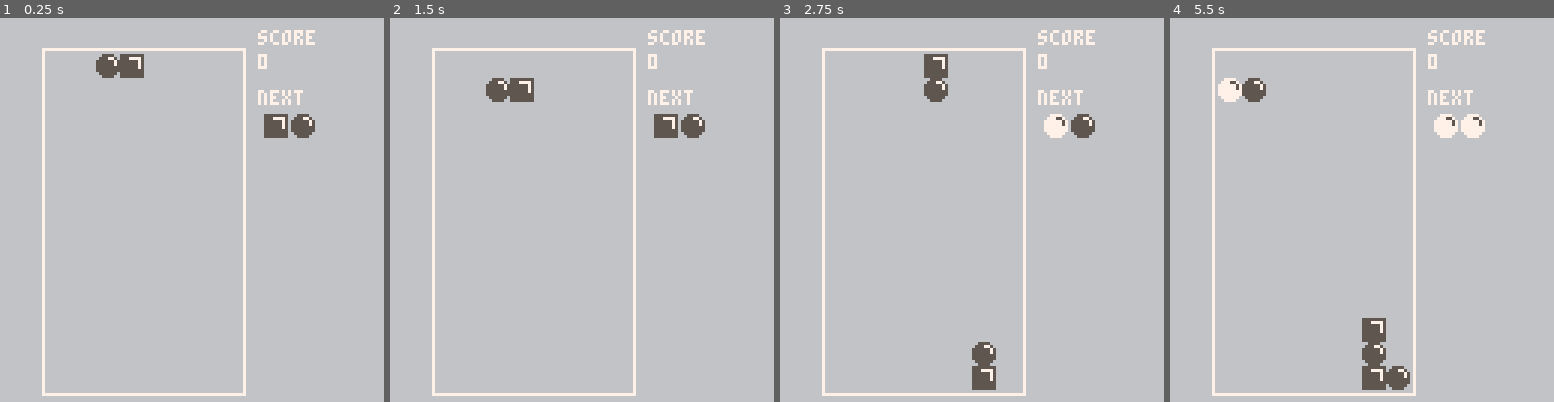
Above: before the commit, frames 1-4 (left to right).
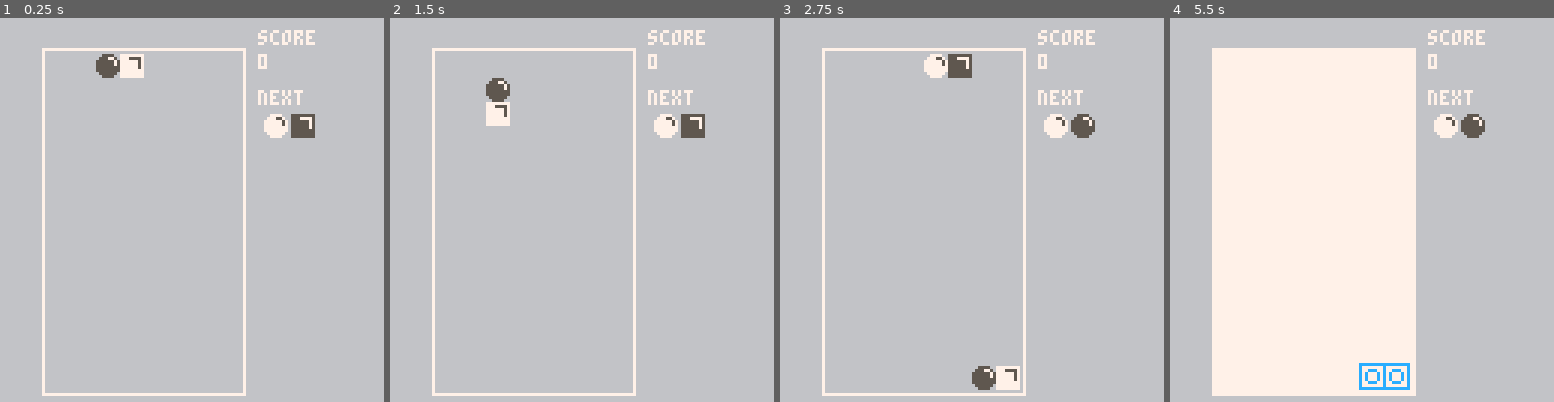
Above: after the commit, the same moments.

Repository: yasuharashigeru/AI-work
Game: PICO-8 cartridge Pico8/utsuwa/utsuwa_prototype.p8
The game is run twice, just before and just after one commit, with the same random seed, the same clock (stepped at 60 frames per second) and the same inputs.
Inputs:
- Up to frame 1 (0.25 s): no input
- Up to frame 2 (1.5 s): tap X (X key) at 0.33, 1.07 s; tap O (Z key) at 0.7 s
- Up to frame 3 (2.75 s): hold Right 1.6-2.1 s; tap O (Z key) at 1.7, 2.1, 2.5 s; tap X (X key) at 1.85 s; hold Up 2.15-2.42 s; hold Right from 2.47 s (still down)
- Up to frame 4 (5.5 s): tap O (Z key) every 0.4 s from 2.9 to 5.3 s; tap X (X key) at 2.97, 4.08, 5.2 s; release Right at 3.03 s; hold Left 3.08-3.58 s; hold Down 3.63-3.97 s; hold Right 4.02-4.68 s; hold Up 4.73-5.03 s; hold Left from 5.08 s (still down)

The runs differ from the first frame. In frame 1, 0.9% of the frame differs, in the area x 31-83%, y 9-32%; in frame 2, 1.2%; in frame 3, 1.9%; in frame 4, 46%, in the area x 11-83%, y 8-98%.

Commit message:
Pico8: simplify UTSUWA rules and add rising rows

Diff:
--- a/Pico8/utsuwa/utsuwa_prototype.p8
+++ b/Pico8/utsuwa/utsuwa_prototype.p8
@@ -46,15 +46,17 @@
 resolve_co = nil
 anim_frame = 0
 pieces_placed = 0
-
-DROP_SPEED_START = 56
-DROP_SPEED_MIN = 12
-DROP_SPEED_STEP = 4
-PIECES_PER_LEVEL = 10
+rise_pending = false
+rise_phase = 0
+rise_start = 0
+rise_row = {}
+
+DROP_SPEED = 56
+RISE_EVERY = 12
+RISE_FRAMES = 16
 
 function current_drop_speed()
-  local level = flr(pieces_placed / PIECES_PER_LEVEL)
-  return max(DROP_SPEED_MIN, DROP_SPEED_START - level * DROP_SPEED_STEP)
+  return DROP_SPEED
 end
 
 function _init()
@@ -73,6 +75,9 @@
   blast_phase = 0
   resolve_co = nil
   pieces_placed = 0
+  rise_pending = false
+  rise_phase = 0
+  rise_row = {}
   next_pair = make_pair()
   spawn_piece()
   sfx(20, 3)
@@ -116,13 +121,14 @@
   return (is_tama(a) and is_tama(b)) or (is_utsuwa(a) and is_utsuwa(b))
 end
 
--- kami forms from an unlike-color tama+utsuwa meeting; this is also
--- exactly the forbidden falling-pair combo (spec #4 / #14)
+-- experimental rule: a same-color tama+utsuwa meeting forms kami;
+-- that combination is excluded from falling pairs so kami is still
+-- born from pieces meeting on the board
 function can_form_kami(a, b)
   if a == 0 or b == 0 then
     return false
   end
-  if piece_color(a) == piece_color(b) then
+  if piece_color(a) ~= piece_color(b) then
     return false
   end
   return (is_tama(a) and is_utsuwa(b)) or (is_utsuwa(a) and is_tama(b))
@@ -258,6 +264,9 @@
   sfx(2)
   current = nil
   pieces_placed += 1
+  if pieces_placed % RISE_EVERY == 0 then
+    rise_pending = true
+  end
   resolve_co = cocreate(resolve_board_co)
 end
 
@@ -295,7 +304,7 @@
 end
 
 -- a falling piece fuses into the existing piece it lands on, if the
--- pair is tama+utsuwa of opposite colors (spec #5 / #14)
+-- pair is a same-color tama+utsuwa
 function find_fusions()
   local found = {}
   local used = {}
@@ -404,9 +413,9 @@
   return parts[1], parts[2]
 end
 
--- opposite-color kami touching orthogonally ignite; the 3x3 blast
--- around each ignited kami clears everything and detonates any other
--- kami caught in it, regardless of color (spec #20-24)
+-- opposite-color kami touching orthogonally ignite; each blast clears
+-- only its own cell and the four orthogonal neighbours. kami caught in
+-- that cross detonate too, but diagonal kami and pieces are untouched.
 function resolve_kami_explosion()
   local exploded = {}
   local queue = {}
@@ -443,24 +452,23 @@
   end
 
   local cleared = {}
+  local blast_offsets = {{0, 0}, {0, -1}, {0, 1}, {-1, 0}, {1, 0}}
   local qi = 1
   while qi <= #queue do
     local ex, ey = queue[qi][1], queue[qi][2]
     qi += 1
-    cleared[ex .. ":" .. ey] = true
-    for dy = -1, 1 do
-      for dx = -1, 1 do
-        local bx, by = ex + dx, ey + dy
-        if bx >= 1 and bx <= board_w and by >= 1 and by <= board_h then
-          local id = board[by][bx]
-          if id ~= 0 then
-            cleared[bx .. ":" .. by] = true
-            if is_kami(id) then
-              local k = bx .. ":" .. by
-              if not exploded[k] then
-                exploded[k] = true
-                queue[#queue + 1] = {bx, by}
-              end
+    for i = 1, #blast_offsets do
+      local bx = ex + blast_offsets[i][1]
+      local by = ey + blast_offsets[i][2]
+      if bx >= 1 and bx <= board_w and by >= 1 and by <= board_h then
+        local id = board[by][bx]
+        if id ~= 0 then
+          cleared[bx .. ":" .. by] = true
+          if is_kami(id) then
+            local k = bx .. ":" .. by
+            if not exploded[k] then
+              exploded[k] = true
+              queue[#queue + 1] = {bx, by}
             end
           end
         end
@@ -652,6 +660,47 @@
   last_chain = chain
 end
 
+-- after every twelfth placed pair, a full random row slides in from
+-- below, giving the player more room to build chains between rises.
+function rise_board_co()
+  for x = 1, board_w do
+    if board[1][x] ~= EMPTY then
+      game_over = true
+      sfx(10)
+      return
+    end
+  end
+
+  rise_row = {}
+  for x = 1, board_w do
+    rise_row[x] = rand_kind()
+  end
+  rise_phase = 1
+  rise_start = anim_frame
+  wait_frames(RISE_FRAMES)
+
+  for y = 1, board_h - 1 do
+    for x = 1, board_w do
+      board[y][x] = board[y + 1][x]
+    end
+  end
+  for x = 1, board_w do
+    board[board_h][x] = rise_row[x]
+  end
+  rise_row = {}
+  rise_phase = 0
+  shake_timer = max(shake_timer, 4)
+  resolve_board_co()
+end
+
+function rise_draw_offset()
+  if rise_phase == 0 then
+    return 0
+  end
+  local age = min(RISE_FRAMES - 1, anim_frame - rise_start)
+  return -flr(age * cell / (RISE_FRAMES - 1))
+end
+
 -->8
 -- update / draw
 
@@ -694,7 +743,12 @@
     if costatus(resolve_co) == "dead" then
       resolve_co = nil
       if not game_over then
-        spawn_piece()
+        if rise_pending then
+          rise_pending = false
+          resolve_co = cocreate(rise_board_co)
+        else
+          spawn_piece()
+        end
       end
     end
     return
@@ -716,6 +770,9 @@
       blast_fx = {}
       blast_phase = 0
       pieces_placed = 0
+      rise_pending = false
+      rise_phase = 0
+      rise_row = {}
       game_over = false
       next_pair = make_pair()
       spawn_piece()
@@ -779,11 +836,11 @@
   end
 
   if btnp(4) then
+    rotate_piece_ccw()
+  end
+
+  if btnp(5) then
     rotate_piece_cw()
-  end
-
-  if btnp(5) then
-    rotate_piece_ccw()
   end
 
   if btnp(2) then
@@ -882,14 +939,22 @@
   rectfill(board_x - 3, board_y - 3, board_x + board_w * cell + 2, board_y + board_h * cell + 2, 6)
   rect(board_x - 2, board_y - 2, board_x + board_w * cell + 1, board_y + board_h * cell + 1, 7)
 
+  local rise_dy = rise_draw_offset()
+  clip(board_x, board_y, board_w * cell, board_h * cell)
   for y = 1, board_h do
     for x = 1, board_w do
       local kind = board[y][x]
       if kind ~= 0 and not is_fusing_cell(x, y) then
-        draw_piece(board_x + (x - 1) * cell, board_y + (y - 1) * cell, kind)
-      end
-    end
-  end
+        draw_piece(board_x + (x - 1) * cell, board_y + (y - 1) * cell + rise_dy, kind)
+      end
+    end
+  end
+  if rise_phase > 0 then
+    for x = 1, board_w do
+      draw_piece(board_x + (x - 1) * cell, board_y + board_h * cell + rise_dy, rise_row[x])
+    end
+  end
+  clip()
 
   draw_fusions()
   draw_blasts()
Not shown, changed: Pico8/utsuwa/AGENTS.md
Not shown, changed: Pico8/utsuwa/SPEC.md
